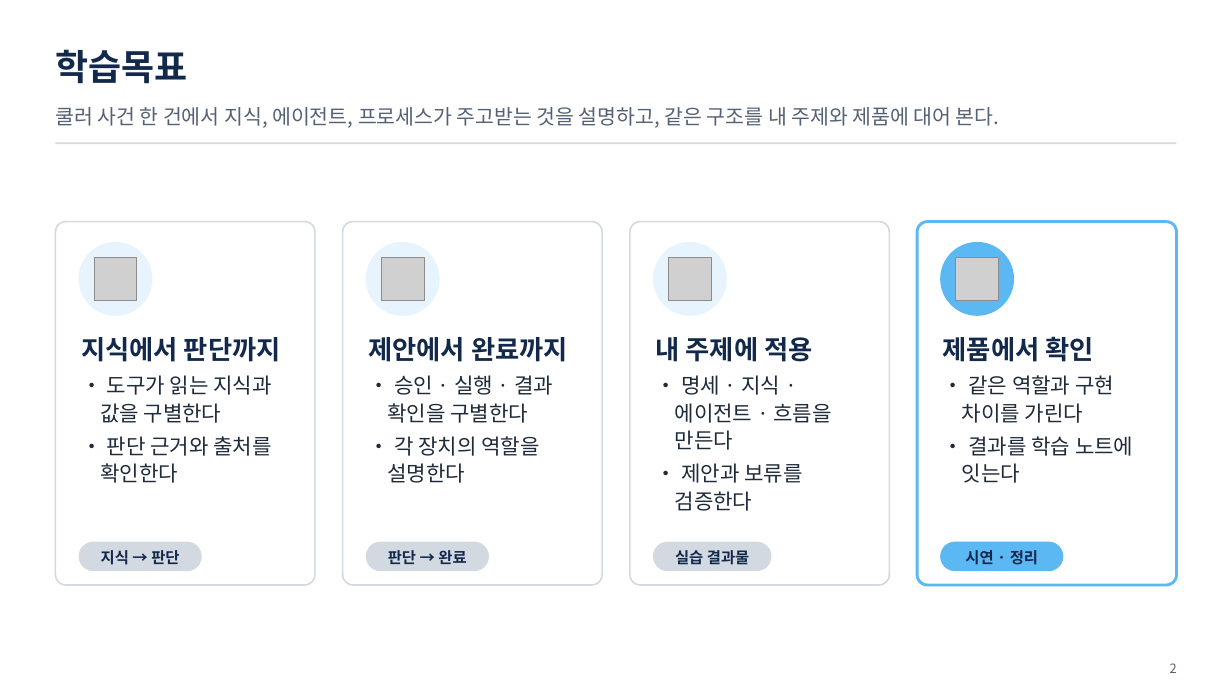
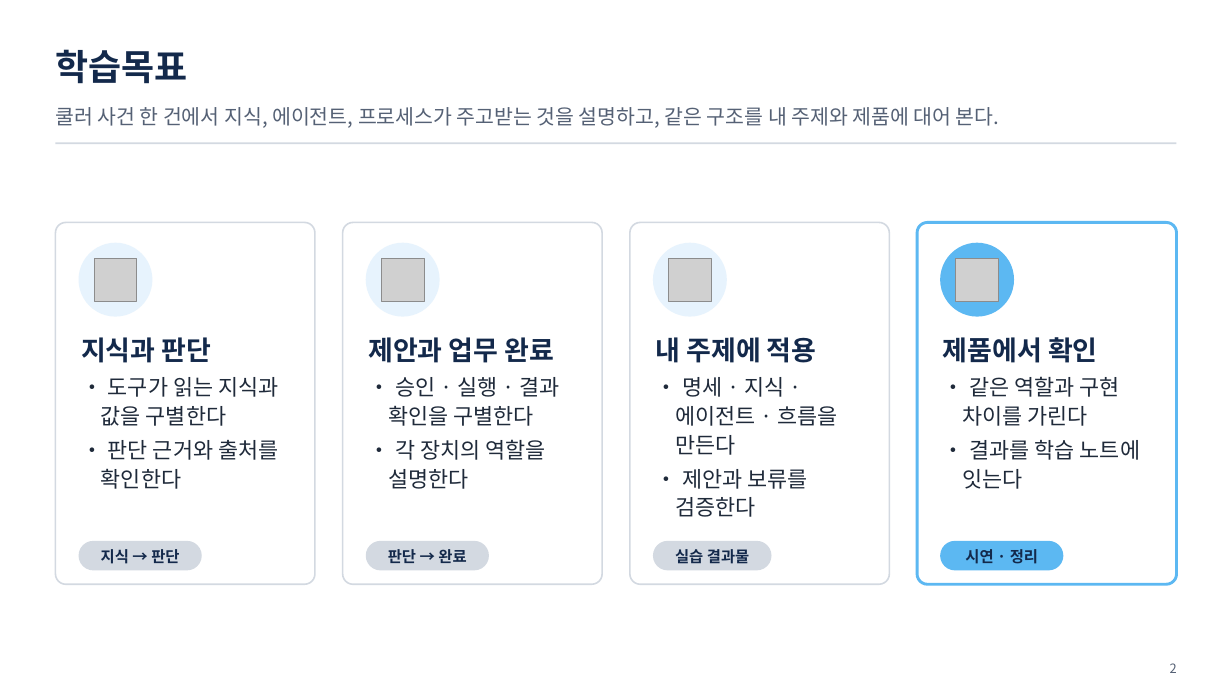
Before and after one commit to uengine-oss/hyd-iot-edu, a slide deck: slide 2 of 산출물/통합반/이론/11회차/통합반_11일차.pptx. Drawn at 1232x693 pixels with LibreOffice and Linux fonts; fonts in the diff are those of the drawing; grey boxes stand for pictures. Boxes give left, top, right and bottom in pixels: in the first picture for what was removed or moved away, otherwise in the second. Text is boxed around its words. In the diff, an @@ line names an element or a change of style, - is before the commit and + after.

Commit message:
교재 8회차 이론 덱·대본·노트 마감 및 공통 의존성 동기화

```diff
--- a/산출물/통합반/이론/11회차/통합반_11일차.pptx
+++ b/산출물/통합반/이론/11회차/통합반_11일차.pptx
@@ text "내 주제에 적용" at (656,337,838,517): size 20.5 to 21 pt in "내 주제에 적용"; size 16.5 to 17 pt in "• 명세 · 지식 · 에이전트 · ...", "• 제안과 보류를 검증한다" @@
@@ text "제품에서 확인" at (943,337,1140,489): size 20.5 to 21 pt in "제품에서 확인"; size 16.5 to 17 pt in "• 같은 역할과 구현 차이를 가린다", "• 결과를 학습 노트에 잇는다" @@
@@ text at (81,337,212,363): text changed; size 20.5 to 21 pt @@
-지식에서 판단까지
+지식과 판단
@@ text at (368,337,555,363): text changed; size 20.5 to 21 pt @@
-제안에서 완료까지
+제안과 업무 완료
@@ text at (101,377,278,489): size 16.5 to 17 pt in "• 도구가 읽는 지식과 값을 구별한다", "• 판단 근거와 출처를 확인한다" @@
@@ text at (388,377,560,489): size 16.5 to 17 pt in "• 승인 · 실행 · 결과 확인을 ...", "• 각 장치의 역할을 설명한다" @@
```
Also in this commit, not shown: 11 other slides changed, 29 other files.
